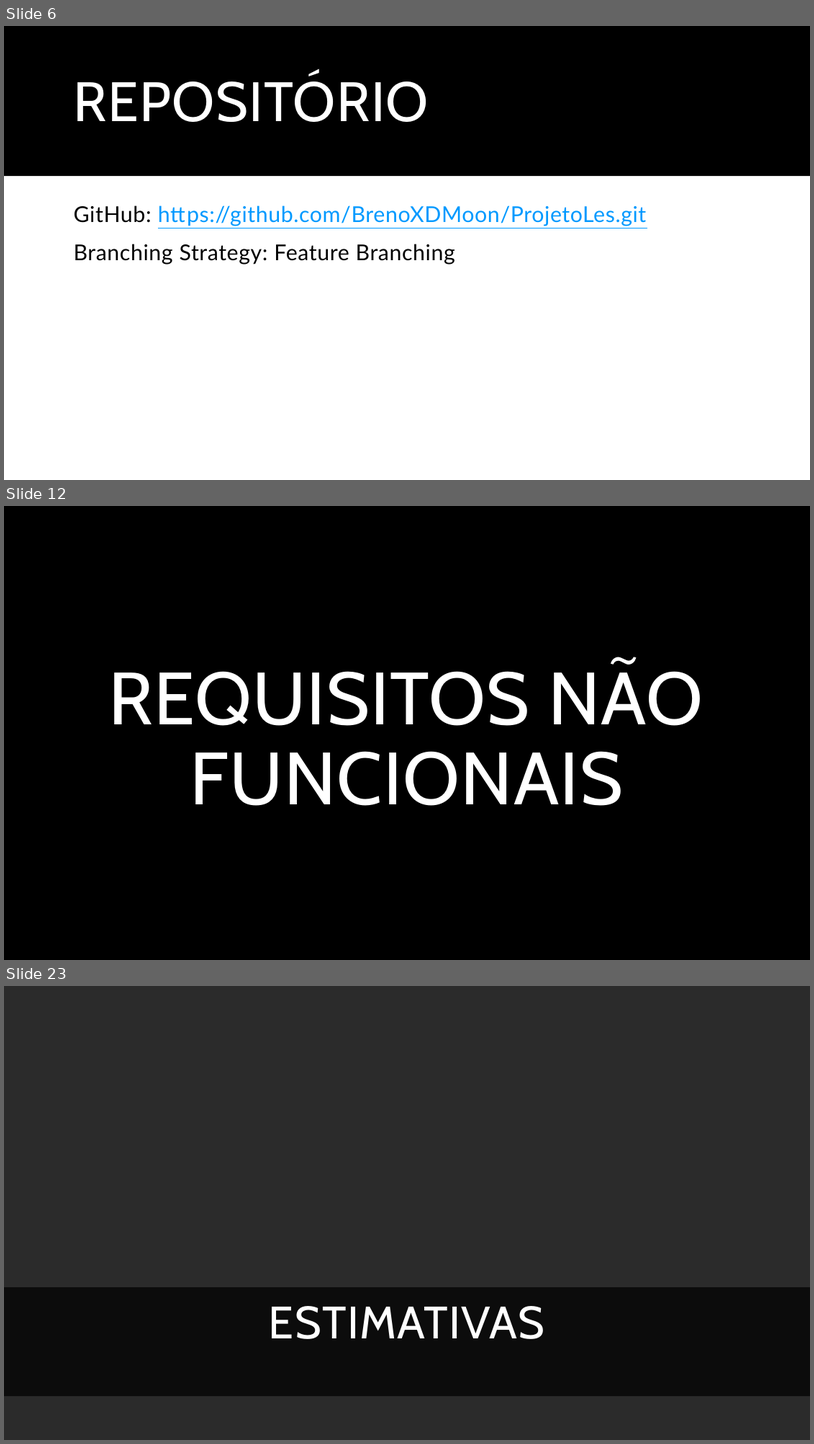
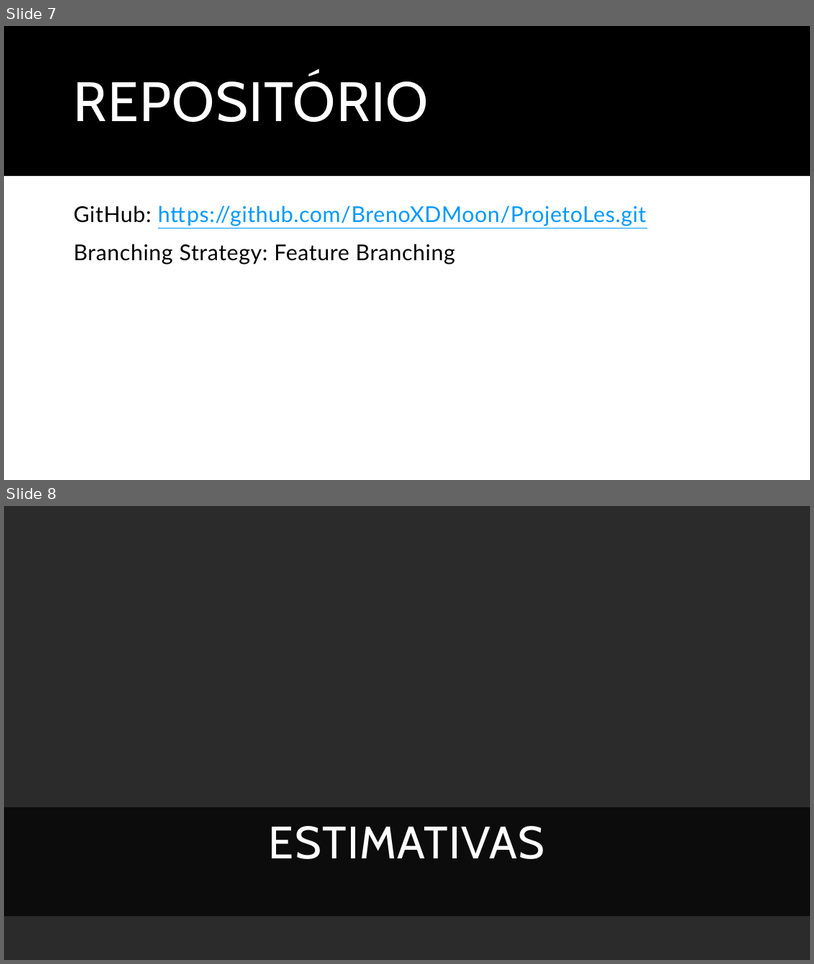
Before and after one commit to BrenoXDMoon/ProjetoLes, a slide deck: Documentos/Trabalho de Lab.pptx. Shown one above the other, each under a label of ours: slides 6, 12 and 23 before the commit, slides 7 and 8 after it; the slides between them are not shown. The pictures are 814x1444 and 814x964 pixels, drawn with LibreOffice and Linux fonts; fonts in the diff are those of the drawing; background and template pictures are left out; a plain dark background stands for a picture behind light text. Boxes give left, top, right and bottom in pixels: in the first picture for what was removed or moved away, otherwise in the second. Text is boxed around its words. In the diff, an @@ line names an element or a change of style, - is before the commit and + after.

```diff
--- a/Documentos/Trabalho de Lab.pptx
+++ b/Documentos/Trabalho de Lab.pptx
@@ slide 12 removed at <box>4,506,810,960</box>, background picture (left out) @@
@@ rectangle removed at <box>4,506,810,656</box> @@
@@ rectangle removed at <box>4,506,810,960</box> @@
@@ title removed at <box>108,662,704,806</box> @@
-REQUISITOS NÃO FUNCIONAIS
@@ rectangle removed at <box>4,784,810,960</box> @@
@@ what was slide 6 is now slide 7 @@
@@ what was slide 23 is now slide 8 @@
```
Also in this commit, not shown: 2 slides changed, 1 slide added, 15 other slides removed, 10 other files.
